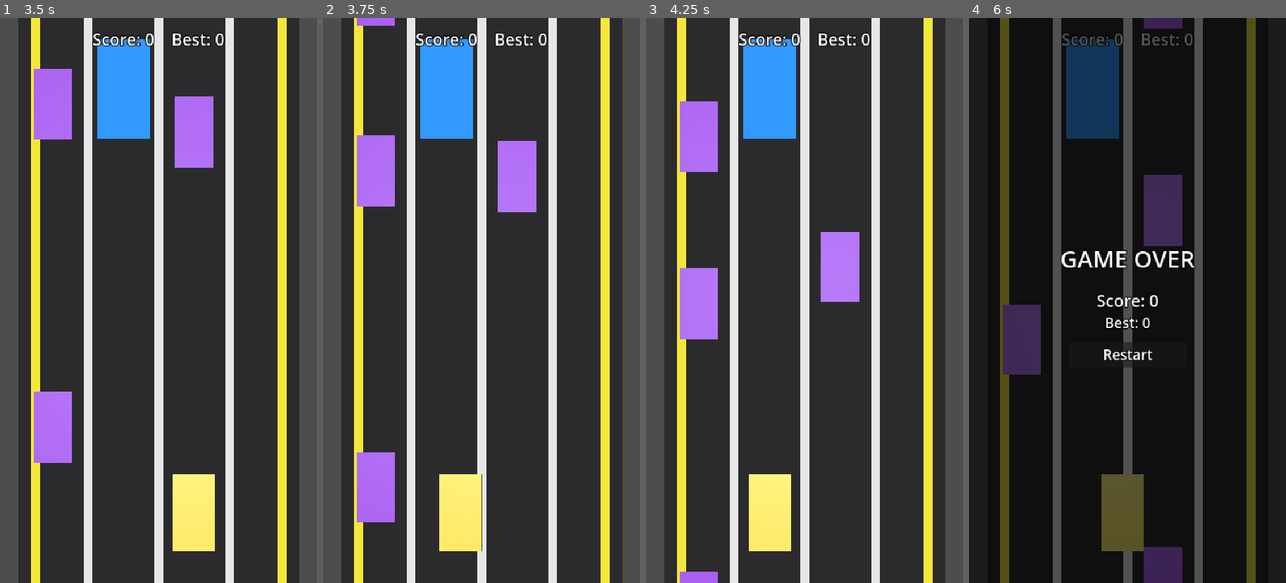
Above: before the commit, frames 1-4 (left to right).
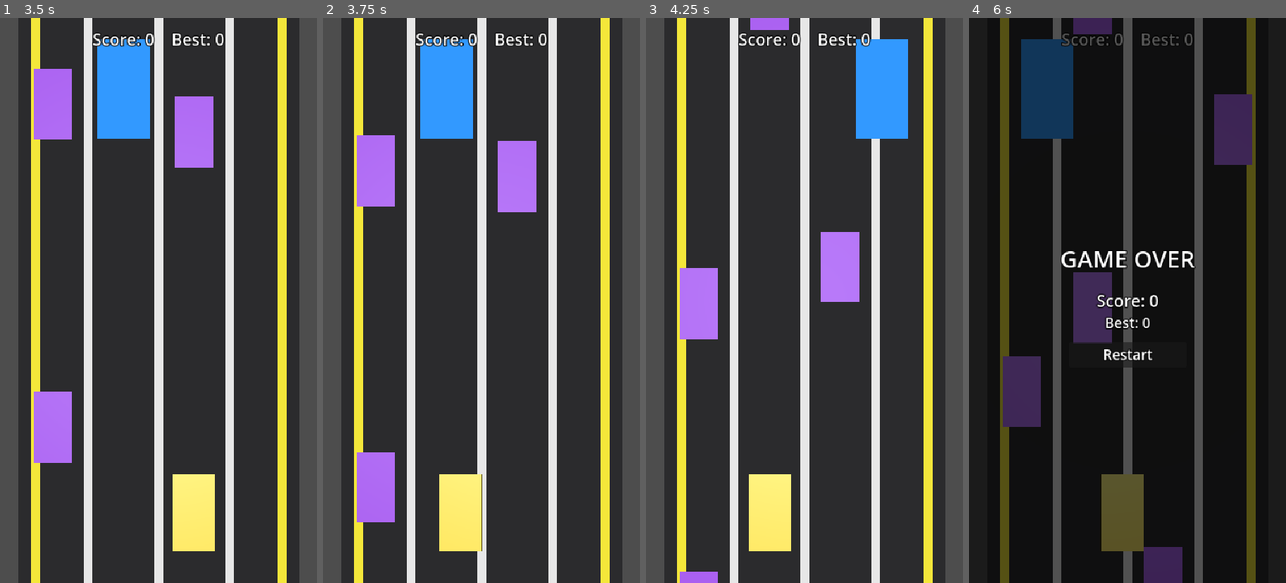
Above: after the commit, the same moments.

Repository: mibazarow/car-game
Game: Godot game, scene res://scenes/Main.tscn
Same seed, same stepped clock (60 frames per second), same inputs: the game is played once before the commit and once after it.
Inputs:
- Up to frame 1 (3.5 s): tap Enter (ui_accept) at 0.5, 0.77, 1.52, 3.02 s; hold Right (move_right) 0.53-1.28 s; tap R every 0.75 s from 0.6 to 2.85 s; hold Left (move_left) 1.28-2.03 s; hold Right (move_right) from 2.03 s (still down)
- Up to frame 2 (3.75 s): release Right (move_right) at 3.53 s; hold Left (move_left) from 3.53 s (still down); tap R at 3.6 s
- Up to frame 3 (4.25 s): keep holding Left (move_left); tap Enter (ui_accept) at 3.77 s
- Up to frame 4 (6 s): tap R at 4.35, 5.1, 5.85 s; tap Enter (ui_accept) at 4.52 s; release Left (move_left) at 5.78 s; hold Right (move_right) from 5.78 s (still down)

Frame 1 is identical in both runs. In frame 2, 0.2% of the frame differs, in the area x 10-23%, y 0-2%; in frame 3, 7.5%; in frame 4, 12%, in the area x 10-90%, y 0-73%.

Commit message:
Traffic: car-following + spawn-lane clearance so cars don't pass through each other

Diff:
--- a/scripts/traffic/traffic_car.gd
+++ b/scripts/traffic/traffic_car.gd
@@ -13,6 +13,10 @@
 const RECYCLE_Z: float = 18.0
 # Awarded once per car when it passes the player.
 const PASS_POINTS := 1
+## Minimum world-Z gap to keep behind the car ahead (prevents overlap).
+const FOLLOW_DIST: float = 6.0
+## X distance (units) beyond which two cars are considered different lanes.
+const LANE_TOLERANCE: float = 1.0
 
 ## This car's own forward driving speed (units/s), its own `w`.
 var forward_speed: float = 0.0
@@ -46,11 +50,35 @@
 func is_active() -> bool:
 	return active
 
+## Nearest active car in the same lane that is ahead (smaller Z). Else null.
+func _car_ahead() -> TrafficCar:
+	var nearest: TrafficCar = null
+	var nearest_z := -3.4028235e38
+	for node in get_tree().get_nodes_in_group("traffic"):
+		var c := node as TrafficCar
+		if c == null or !c.active:
+			continue
+		if c == self:
+			continue
+		if c.lane != lane and absf(c.position.x - position.x) > LANE_TOLERANCE:
+			continue
+		if c.position.z >= position.z:
+			continue
+		if c.position.z > nearest_z:
+			nearest = c
+			nearest_z = c.position.z
+	return nearest
+
 func _ready() -> void:
 	add_to_group("traffic")
 
 func _physics_process(delta: float) -> void:
 	speed_z = GameState.speed - forward_speed
+	var ahead := _car_ahead()
+	if ahead != null:
+		var gap := position.z - ahead.position.z
+		if gap < FOLLOW_DIST:
+			speed_z = minf(speed_z, ahead.speed_z)
 	position.z += speed_z * delta
 	if position.z > RECYCLE_Z:
 		if GameState.state == "playing":
--- a/scripts/traffic/traffic_spawner.gd
+++ b/scripts/traffic/traffic_spawner.gd
@@ -15,6 +15,8 @@
 ## Per-car forward speed range (units/s).
 const FORWARD_SPEED_MIN: float = 3.0
 const FORWARD_SPEED_MAX: float = 7.0
+## Don't spawn a car within this Z-distance of another car in the same lane.
+const SPAWN_SAFE_DIST: float = 6.0
 
 var _timer: Timer
 ## Pool of traffic instances (active or idle).
@@ -42,9 +44,28 @@
 		# Connect the recycle signal once per instance (avoid duplicates on reuse).
 		(car as TrafficCar).recycled.connect(_on_car_recycled)
 
+	# Pick the first of up to 4 random lanes that is clear at the spawn point.
+	var chosen_lane := -1
+	for _i in 4:
+		var cand := randi_range(LANE_MIN, LANE_MAX)
+		if _lane_clear_at_spawn(cand):
+			chosen_lane = cand
+			break
+	if chosen_lane < 0:
+		return
+
 	var traffic_car := car as TrafficCar
-	traffic_car.activate(randi_range(LANE_MIN, LANE_MAX), randf_range(FORWARD_SPEED_MIN, FORWARD_SPEED_MAX))
+	traffic_car.activate(chosen_lane, randf_range(FORWARD_SPEED_MIN, FORWARD_SPEED_MAX))
 	_active_count += 1
+
+## True if no active car is within SPAWN_SAFE_DIST of the spawn Z in this lane.
+func _lane_clear_at_spawn(lane_idx: int) -> bool:
+	for node in get_tree().get_nodes_in_group("traffic"):
+		var c := node as TrafficCar
+		if c != null and c.active and c.lane == lane_idx:
+			if absf(c.position.z - TrafficCar.SPAWN_Z) < SPAWN_SAFE_DIST:
+				return false
+	return true
 
 ## Grab an inactive car from the pool, or return null if none is free.
 func _get_free_car() -> Node3D:
Not shown, changed: process.md
